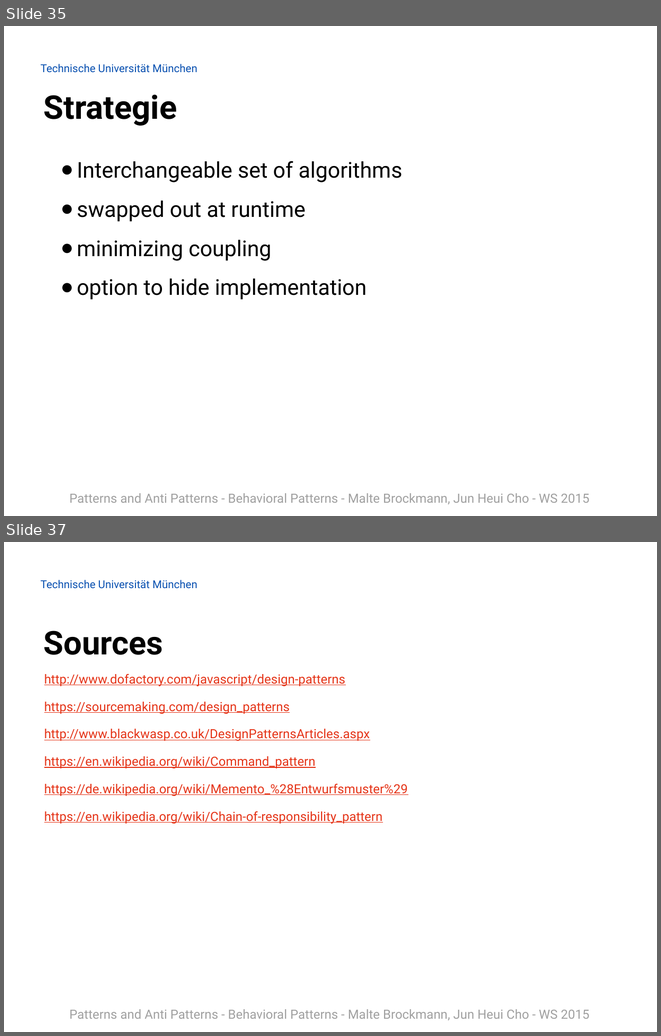
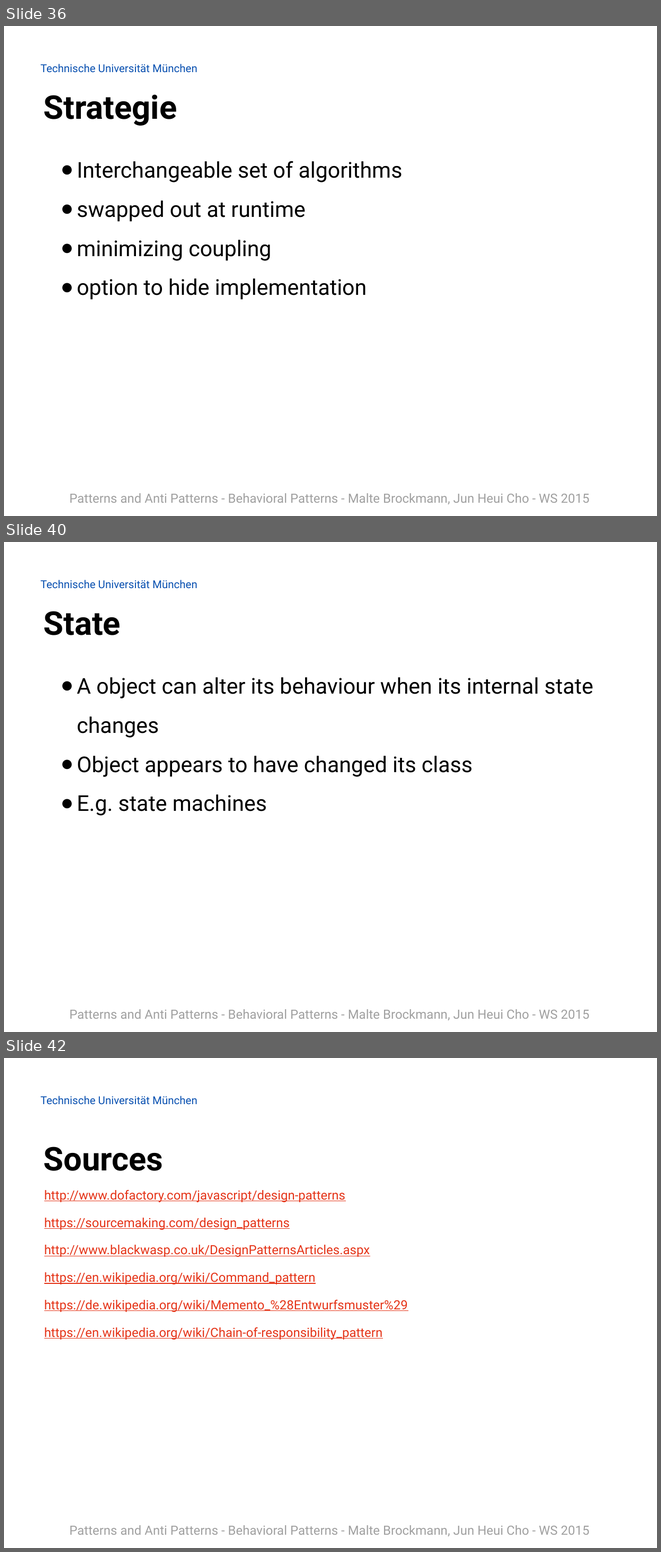
Before and after one commit to Painted6/Behavioral-design-patterns, a slide deck: Behavioral Patterns - JS Patterns and Anti Patterns.pptx. Shown one above the other, each under a label of ours: slides 35 and 37 before the commit, slides 36, 40 and 42 after it; the slides between them are not shown. The pictures are 661x1036 and 661x1552 pixels, drawn with LibreOffice and Linux fonts; fonts in the diff are those of the drawing; background and template pictures are left out. Boxes give left, top, right and bottom in pixels: in the first picture for what was removed or moved away, otherwise in the second. Text is boxed around its words. In the diff, an @@ line names an element or a change of style, - is before the commit and + after.

Commit message:
added template method and state pattern to the slides, created pdf of slides

```diff
--- a/Behavioral Patterns - JS Patterns and Anti Patterns.pptx
+++ b/Behavioral Patterns - JS Patterns and Anti Patterns.pptx
@@ slide 40 added at bbox=[4, 542, 657, 1032], background picture (left out); not listed: 2 template elements that a slide beside it also shows @@
@@ title added at bbox=[44, 611, 121, 635], 36 pt, text #000000, bold @@
+State
@@ text added at bbox=[77, 677, 593, 815], 24 pt, text #000000 @@
+● A object can alter its behaviour when its internal state changes
+● Object appears to have changed its class
+● E.g. state machines
@@ what was slide 35 is now slide 36 @@
@@ what was slide 37 is now slide 42 @@
```
Also in this commit, not shown: 7 slides changed, 4 other slides added, 1 other file.
